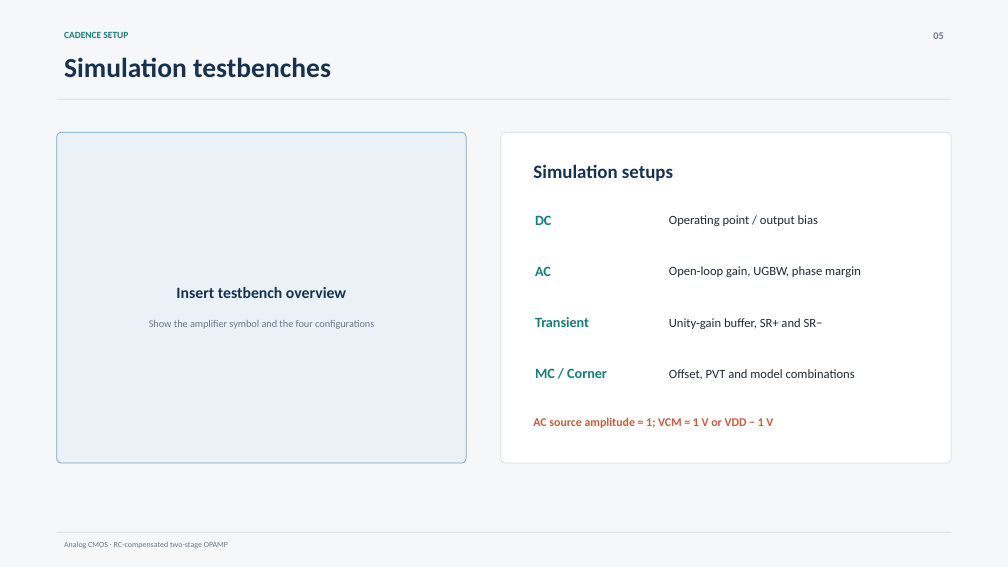
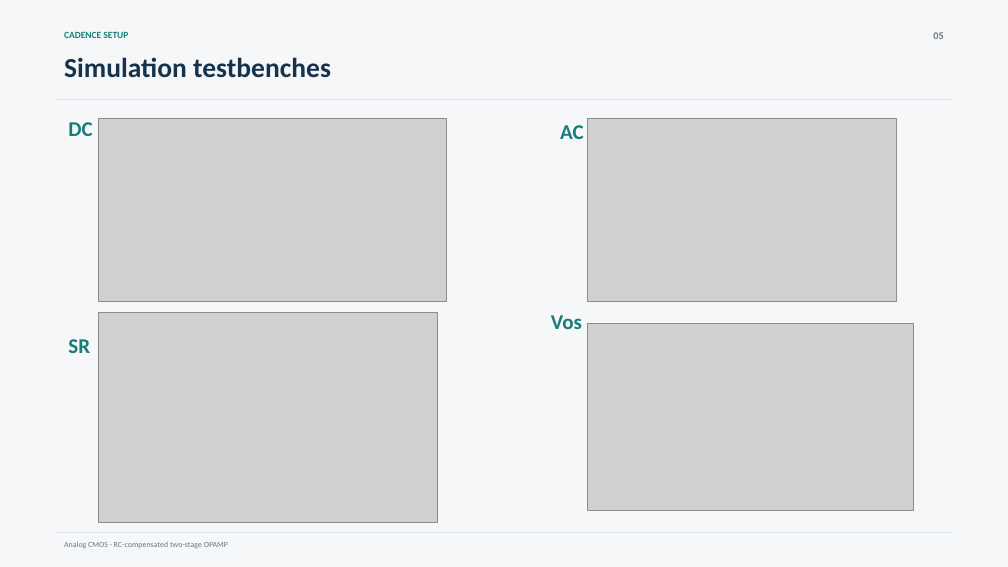
Before and after one commit to danieldongzy-boop/Notes, a slide deck: slide 5 of Uni Freiburg/Analog Cmos/rc_compensated_opamp_presentation_10slides.pptx. Drawn at 1008x567 pixels with LibreOffice and Linux fonts; fonts in the diff are those of the drawing; grey boxes stand for pictures. Boxes give left, top, right and bottom in pixels: in the first picture for what was removed or moved away, otherwise in the second. Text is boxed around its words. In the diff, an @@ line names an element or a change of style, - is before the commit and + after.

```diff
--- a/Uni Freiburg/Analog Cmos/rc_compensated_opamp_presentation_10slides.pptx
+++ b/Uni Freiburg/Analog Cmos/rc_compensated_opamp_presentation_10slides.pptx
@@ text "DC": place and size @@
-text "DC" at [535, 215, 551, 225]
+text "DC" at [68, 122, 92, 136]
@@ text "DC" at [68, 122, 92, 136]: size 13.5 to 20 pt @@
@@ picture added at [98, 119, 446, 302] @@
@@ text "AC" at [560, 125, 584, 139]: size 13.5 to 20 pt @@
@@ text "AC": place and size @@
-text "AC" at [535, 266, 551, 276]
+text "AC" at [560, 125, 584, 139]
@@ picture added at [588, 119, 897, 302] @@
@@ rounded rectangle removed at [57, 132, 467, 464] @@
@@ rounded rectangle removed at [501, 132, 951, 464] @@
@@ text removed at [533, 164, 673, 181] @@
-Simulation setups
@@ text removed at [669, 215, 818, 226] @@
-Operating point / output bias
@@ text removed at [669, 266, 861, 277] @@
-Open-loop gain, UGBW, phase margin
@@ text removed at [176, 287, 346, 298] @@
-Insert testbench overview
@@ picture added at [98, 313, 437, 523] @@
@@ text removed at [149, 320, 374, 329] @@
-Show the amplifier symbol and the four configurations
@@ text removed at [535, 317, 589, 327] @@
-Transient
@@ text at [551, 315, 582, 329]: text changed; size 13.5 to 20 pt @@
-MC / Corner
+Vos
@@ picture added at [588, 324, 914, 510] @@
@@ text removed at [669, 318, 823, 329] @@
-Unity-gain buffer, SR+ and SR−
@@ text added at [68, 339, 90, 353], 20 pt, text #197C78, bold @@
+SR
@@ text removed at [669, 369, 855, 380] @@
-Offset, PVT and model combinations
@@ text removed at [533, 417, 773, 428] @@
-AC source amplitude = 1; VCM = 1 V or VDD − 1 V
```
Also in this commit, not shown: 6 other slides changed, 3 slides added, 2 slides removed, 4 other files.
